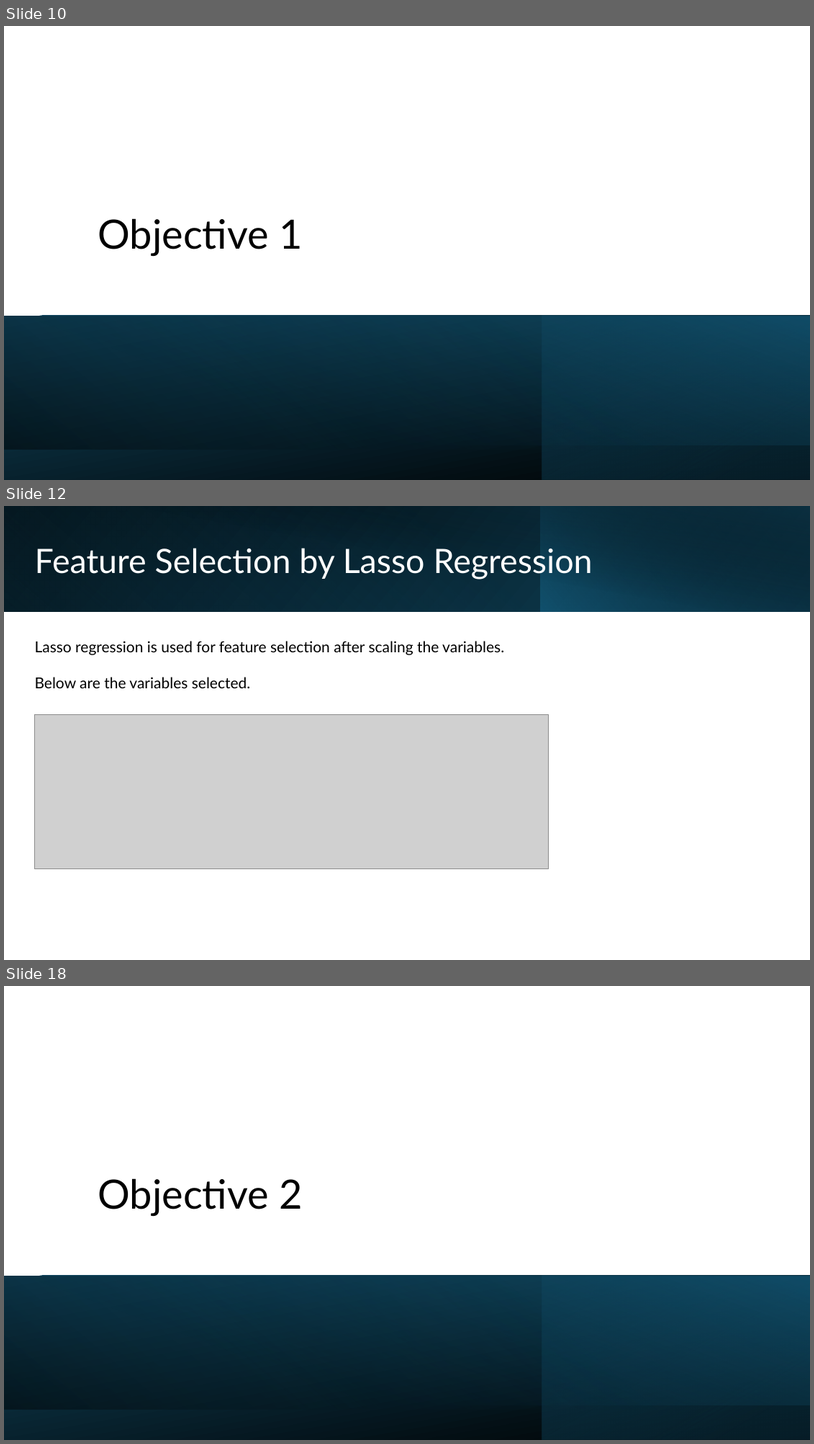
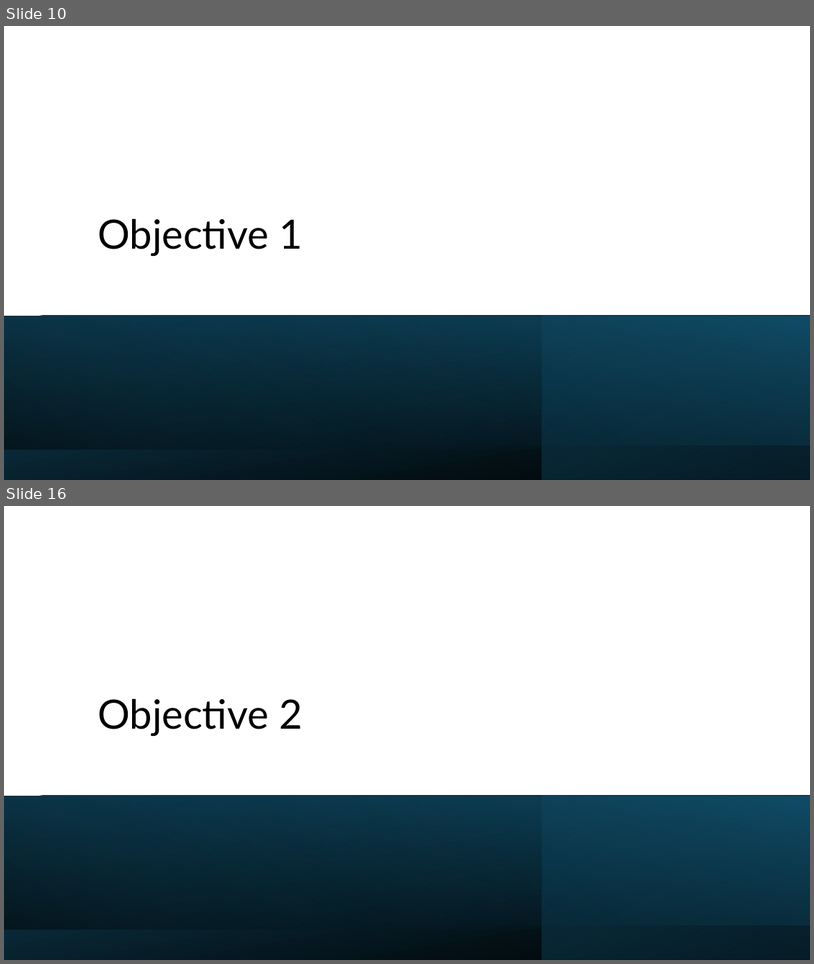
Before and after one commit to kradhakrishnan0714/Hospitalization-Stays-Prediction, a slide deck: Hospitalization Stays Prediction - Updated.pptx. Shown one above the other, each under a label of ours: slides 10, 12 and 18 before the commit, slides 10 and 16 after it; the slides between them are not shown. The pictures are 814x1444 and 814x964 pixels, drawn with LibreOffice and Linux fonts; fonts in the diff are those of the drawing; grey boxes stand for pictures. Boxes give left, top, right and bottom in pixels: in the first picture for what was removed or moved away, otherwise in the second. Text is boxed around its words. In the diff, an @@ line names an element or a change of style, - is before the commit and + after.

```diff
--- a/Hospitalization Stays Prediction - Updated.pptx
+++ b/Hospitalization Stays Prediction - Updated.pptx
@@ slide 12 removed at [4,506,810,960], background #FFFFFF @@
@@ rectangle removed at [4,506,810,611] @@
@@ rectangle removed at [4,506,541,611] @@
@@ rectangle removed at [34,506,810,612] @@
@@ rectangle removed at [540,506,810,611] @@
@@ title removed at [35,548,593,579] @@
-Feature Selection by Lasso Regression
@@ text removed at [35,641,504,688] @@
-Lasso regression is used for feature selection after scaling the variables.
-Below are the variables selected.
@@ picture removed at [34,715,548,869] @@
@@ what was slide 18 is now slide 16 @@
```
Also in this commit, not shown: 6 slides changed, 2 other slides removed.
